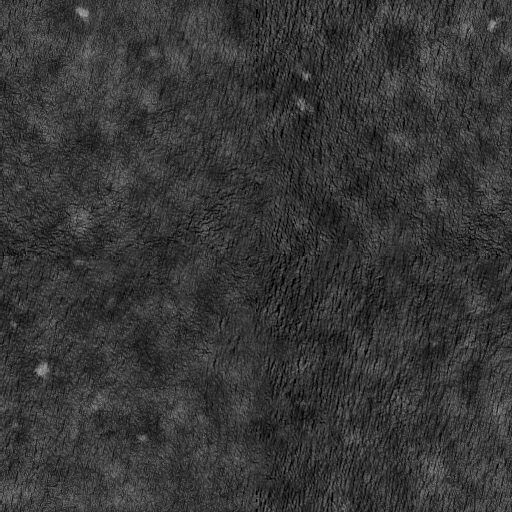
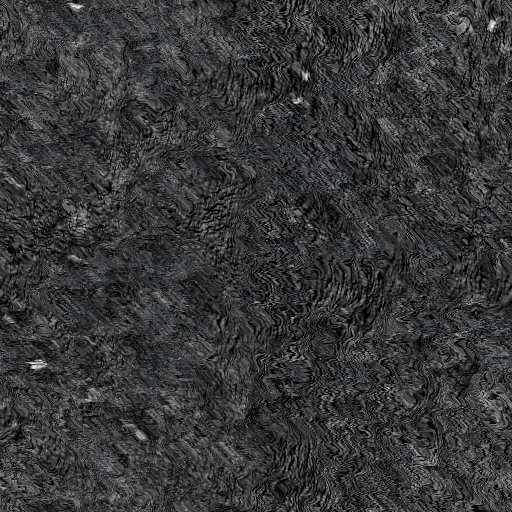
Layered file, before and after one edit (512x512). Changes by layer:
added layer "Pasted Layer #2" above "Pasted Layer #1" over [0, 0, 512, 512]
added layer "Pasted Layer #1" (lighten, 11%) above "Pasted Layer" over [0, 0, 512, 512]
added layer "Background copy" above "Background" over [0, 0, 512, 512]
